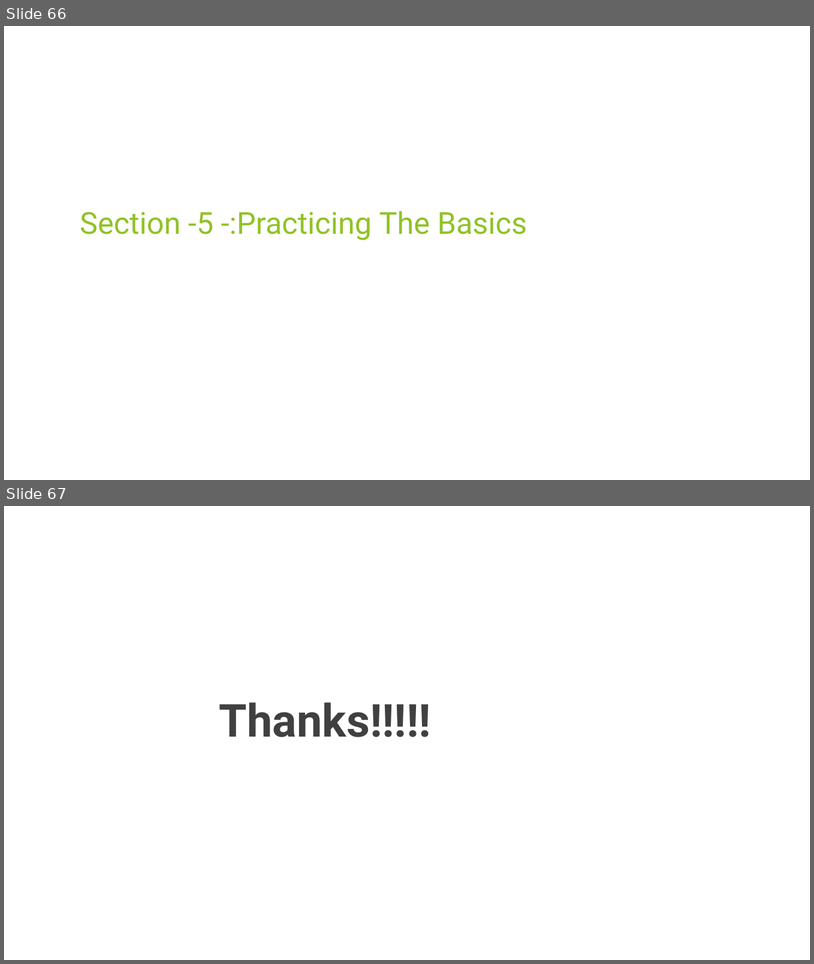
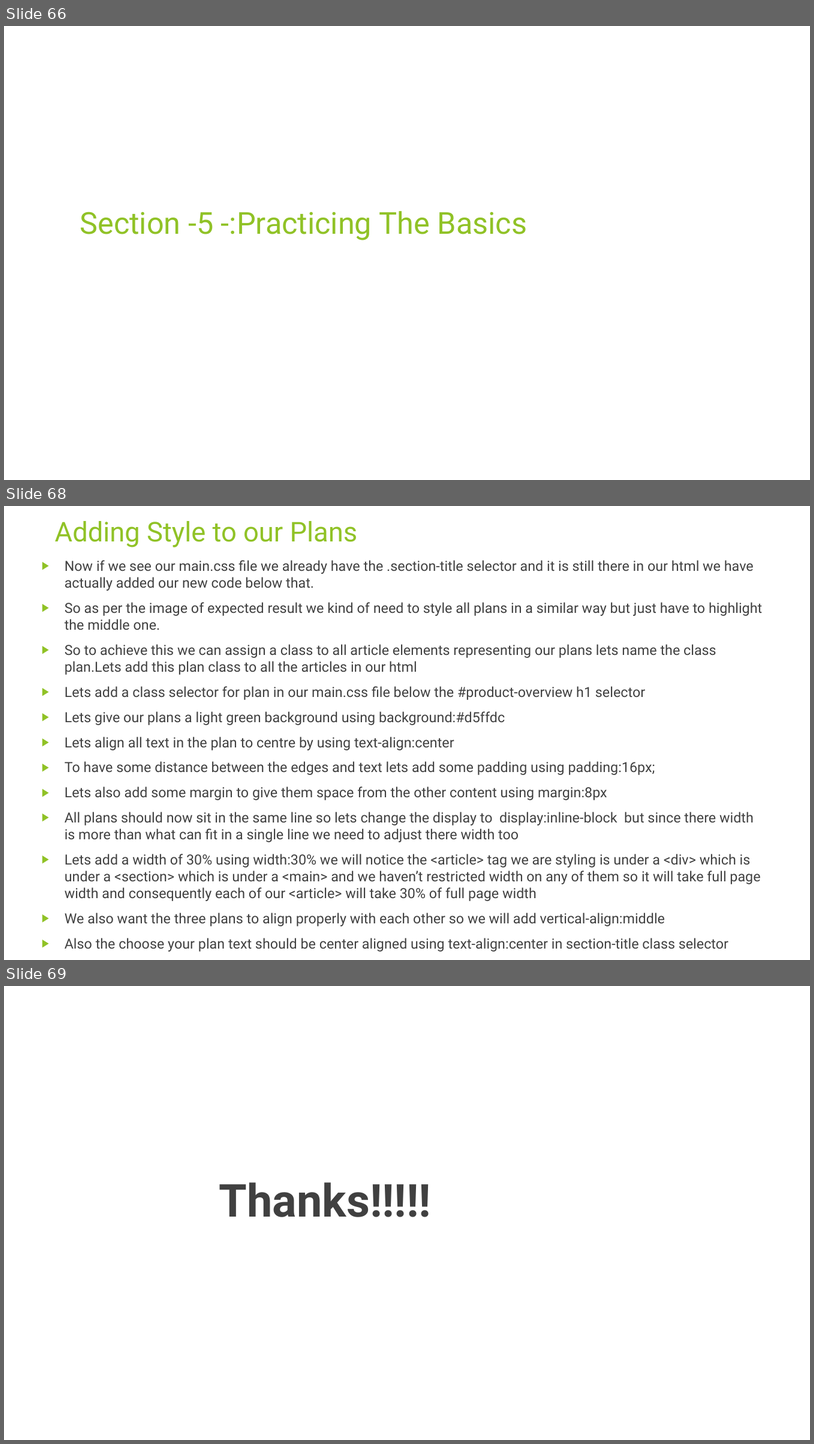
Before and after one commit to rudhrainfogain/CSS, a slide deck: PPT/Css-v5.pptx. Shown one above the other, each under a label of ours: slides 66 and 67 before the commit, slides 66, 68 and 69 after it; the slides between them are not shown. The pictures are 814x964 and 814x1444 pixels, drawn with LibreOffice and Linux fonts; fonts in the diff are those of the drawing. Boxes give left, top, right and bottom in pixels: in the first picture for what was removed or moved away, otherwise in the second. Text is boxed around its words. In the diff, an @@ line names an element or a change of style, - is before the commit and + after.

Commit message:
StylingPlans

```diff
--- a/PPT/Css-v5.pptx
+++ b/PPT/Css-v5.pptx
@@ slide 68 added at (4, 506, 810, 960), background #FFFFFF @@
@@ title added at (55, 521, 358, 547), 32.4 pt, text #90C226 @@
+Adding Style to our Plans
@@ text added at (65, 560, 762, 926), 16.6 pt, text #404040 @@
+▶ Now if we see our main.css file we already have the .section-title selector and it is still there in our html we have actually added our new code below that.
+▶ So as per the image of expected result we kind of need to style all plans in a similar way but just have to highlight the middle one.
+▶ So to achieve this we can assign a class to all article elements representing our plans lets name the class plan.Lets add this plan class to all the articles in our html
+▶ Lets add a class selector for plan in our main.css file below the #product-overview h1 selector
+▶ Lets give our plans a light green background using background:#d5ffdc
+▶ Lets align all text in the plan to centre by using text-align:center
+▶ To have some distance between the edges and text lets add some padding using padding:16px;
+▶ Lets also add some margin to give them space from the other content using margin:8px
+▶ All plans should now sit in the same line so lets change the display to display:inline-block but since there width is more than what can fit in a single line we need to adjust there width too
+▶ Lets add a width of 30% using width:30% we will notice the <article> tag we are styling is under a <div> which is under a <section> which is under a <main> and we haven’t restricted width on any of them so it will take full page width and consequently each of our <article> will take 30% of full page width
+▶ We also want the three plans to align properly with each other so we will add vertical-align:middle
+▶ Also the choose your plan text should be center aligned using text-align:center in section-title class selector
@@ what was slide 67 is now slide 69 @@
```
Also in this commit, not shown: 1 other slide added, 2 other files.
